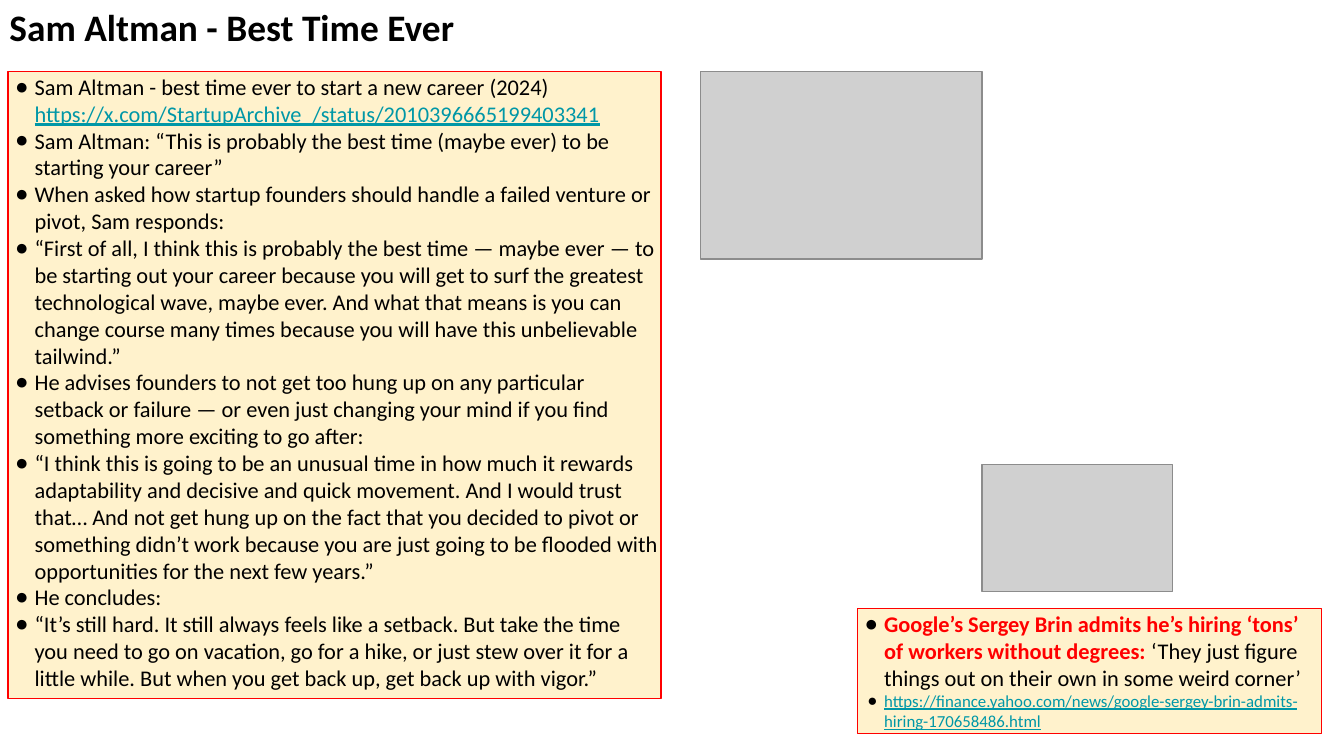
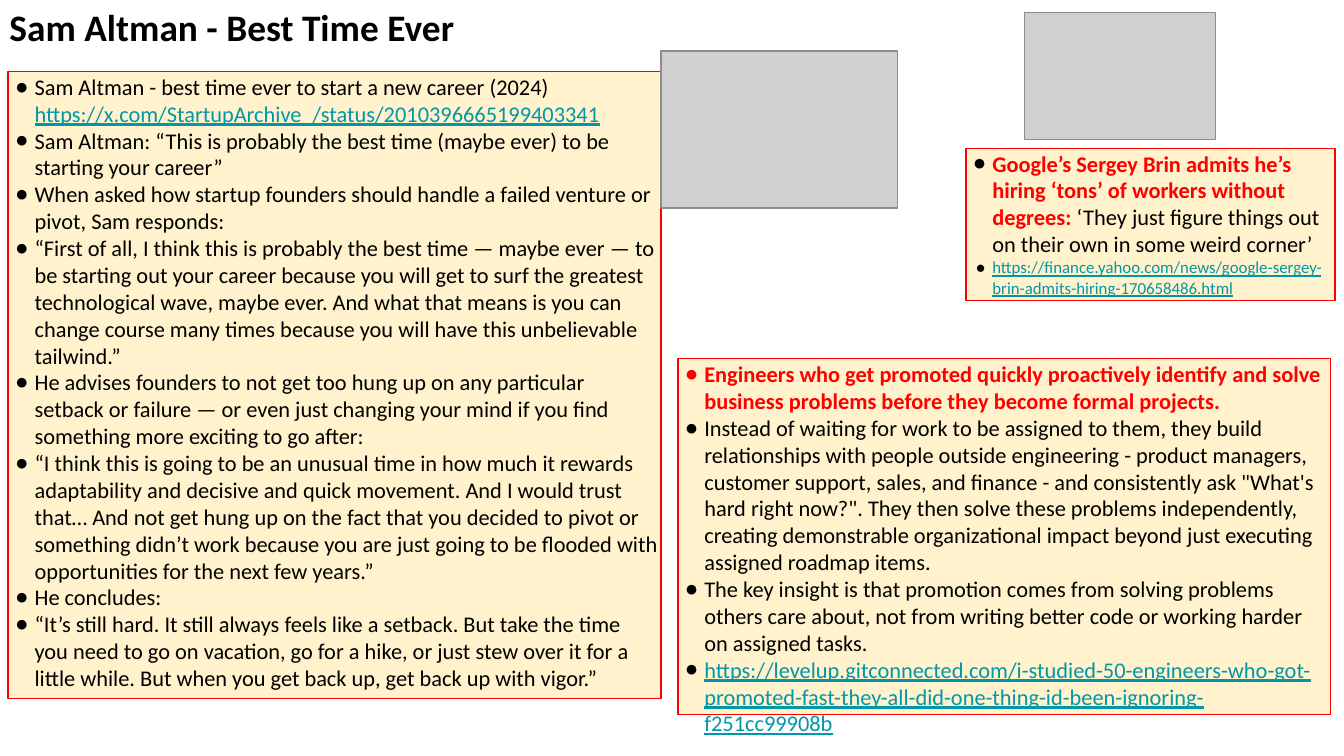
Before and after one commit to lselector/seminar, a slide deck: slide 29 of 2026/2026-01-16-AI-Updates.pptx (slide 25 before the commit). Drawn at 1344x756 pixels with LibreOffice and Linux fonts; fonts in the diff are those of the drawing; grey boxes stand for pictures. Boxes give left, top, right and bottom in pixels: in the first picture for what was removed or moved away, otherwise in the second. Text is boxed around its words. In the diff, an @@ line names an element or a change of style, - is before the commit and + after.

```diff
--- a/2026/2026-01-16-AI-Updates.pptx
+++ b/2026/2026-01-16-AI-Updates.pptx
@@ picture: place and size @@
-picture at [982,465,1173,593]
+picture at [1024,12,1215,140]
@@ picture added at [661,51,898,208] @@
@@ picture removed at [700,71,982,258] @@
@@ rectangle "Google’s Sergey Brin admits he’s ...": place and size @@
-rectangle "Google’s Sergey Brin admits he’s ..." at [857,609,1321,734]
+rectangle "Google’s Sergey Brin admits he’s ..." at [966,148,1336,300]
@@ rectangle added at [677,359,1331,715], fill #FFF2CC, outline #FF0000 0.75 pt, 12 pt, text #000000 @@
+● Engineers who get promoted quickly proactively identify and solve business problems before they become formal projects.
+● Instead of waiting for work to be assigned to them, they build relationships with people outside engineering - product managers, customer support, sales, and finance - and consistently ask "What's hard right now?". They then solve these problems independently, creating demonstrable organizational impact beyond just executing assigned roadmap items.
+● The key insight is that promotion comes from solving problems others care about, not from writing better code or working harder on assigned tasks.
+● https://levelup.gitconnected.com/i-studied-50-engineers-who-got-promoted-fast-they-all-did-one-thing-id-been-ignoring-f251cc99908b
```
Also in this commit, not shown: 7 other slides changed, 4 slides added.
